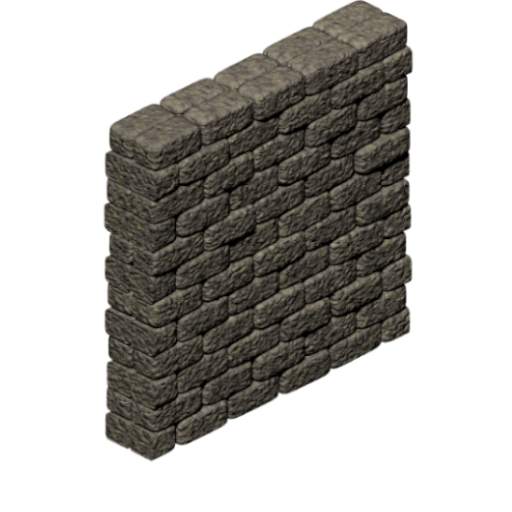
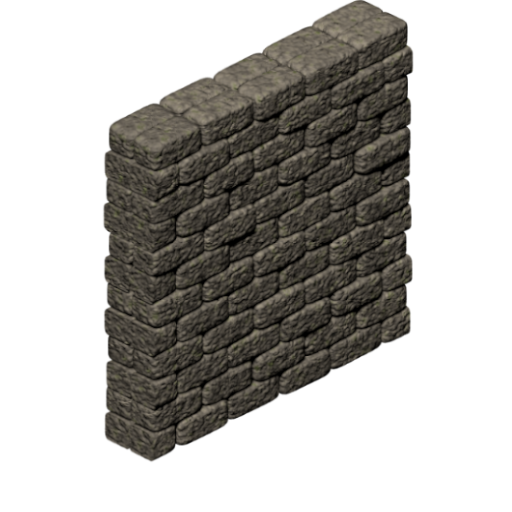
Layers edited between the first and the second 512×512 image:
added layer "Visible" above "hjm-tileable_rough_wall.png copy" over (102, 0, 414, 463)
